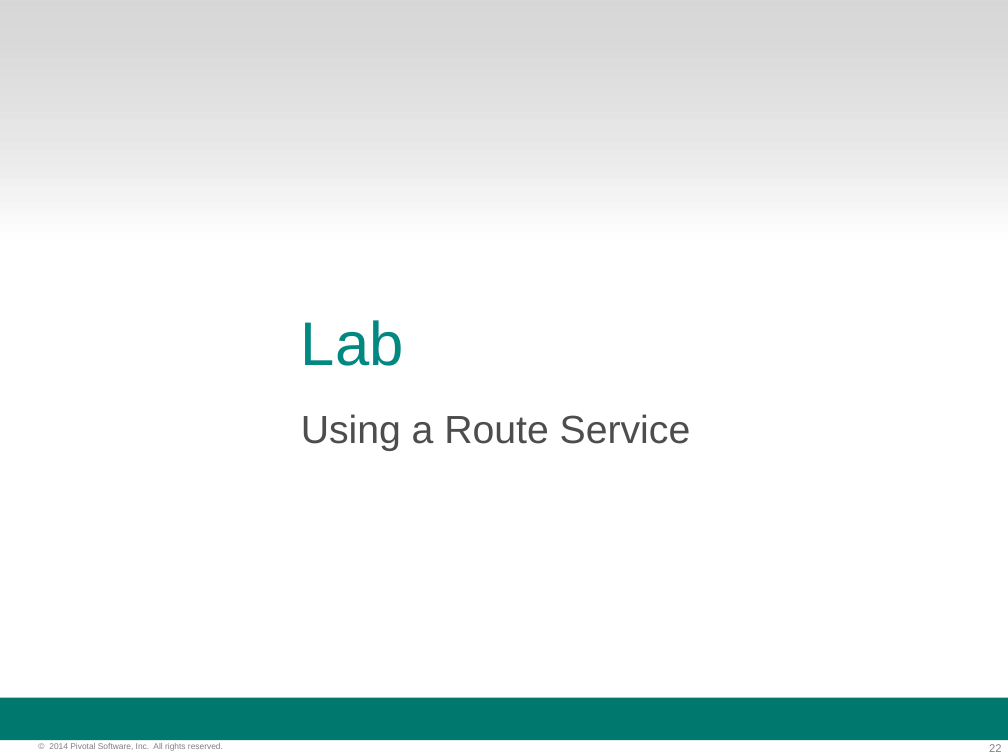
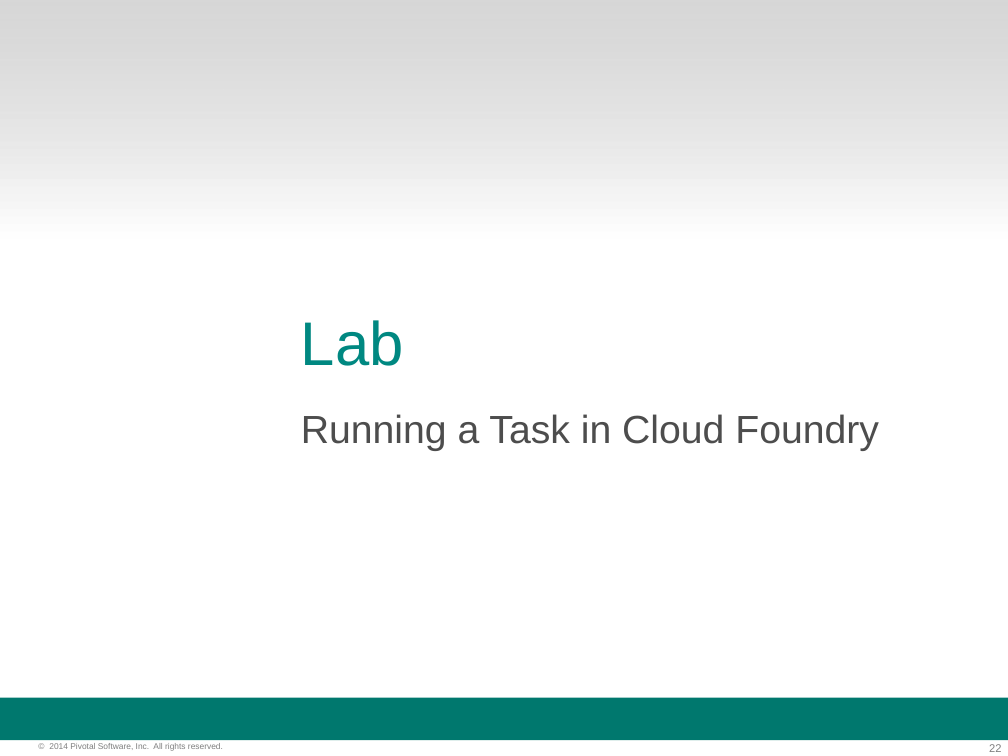
Before and after one commit to rakeshakula/pcf-developer-cb-old, a slide deck: slide 22 of slides/40-adv-topics.ppt. Drawn at 1008x756 pixels with LibreOffice and Linux fonts; fonts in the diff are those of the drawing; background and template pictures are left out. Boxes give left, top, right and bottom in pixels: in the first picture for what was removed or moved away, otherwise in the second. Text is boxed around its words. In the diff, an @@ line names an element or a change of style, - is before the commit and + after.

Commit message:
Changed last slide lab to the CF Tasks lab (not Route Service).

```diff
--- a/slides/40-adv-topics.ppt
+++ b/slides/40-adv-topics.ppt
@@ subtitle at [301, 414, 879, 451]: text changed @@
-Using a Route Service
+Running a Task in Cloud Foundry
```
Also in this commit, not shown: 1 other slide changed.
